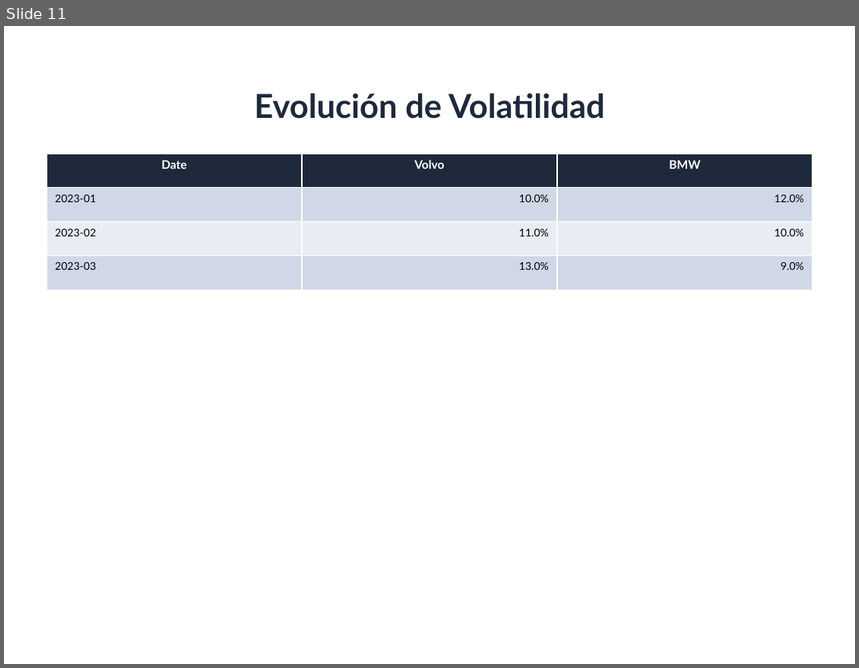
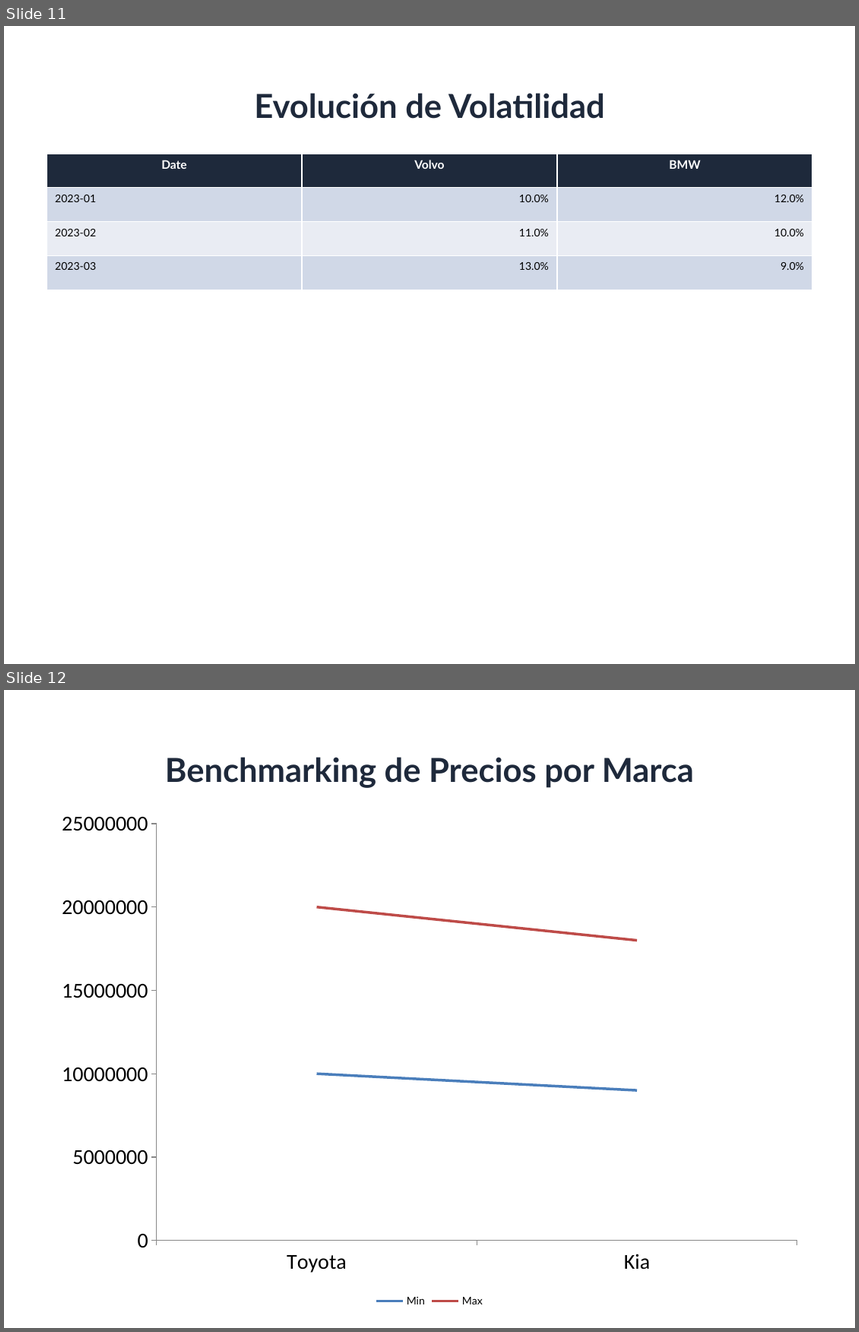
Before and after one commit to GabrielGlezG/PricingEngine, a slide deck: test_output_charts.pptx. Shown one above the other, each under a label of ours: slide 11 before the commit, slides 11 and 12 after it. The pictures are 859x668 and 859x1332 pixels, drawn with LibreOffice and Linux fonts; fonts in the diff are those of the drawing. Boxes give left, top, right and bottom in pixels: in the first picture for what was removed or moved away, otherwise in the second. Text is boxed around its words. In the diff, an @@ line names an element or a change of style, - is before the commit and + after.

```diff
--- a/test_output_charts.pptx
+++ b/test_output_charts.pptx
@@ slide 12 added at [4, 690, 855, 1328], background #FFFFFF @@
@@ title added at [165, 757, 694, 788], 28 pt, text #1E293B, bold @@
+Benchmarking de Precios por Marca
@@ line chart added at [47, 801, 813, 1312] @@
+categories: Toyota, Kia
+Min: 10000000, 9000000
+Max: 20000000, 18000000
```
Also in this commit, not shown: 4 slides changed, 3 other slides added, 2 slides removed, 4 other files.
